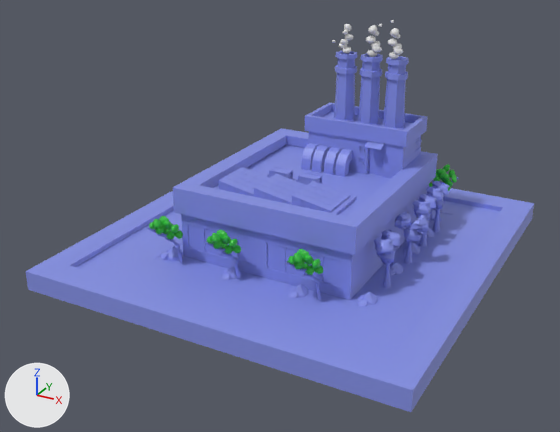
The Blender file src/assets/factory.blend: old version first, new version second.
Camera for both pictures: a 50 mm lens placed at (32.2, -61.5, 32.8), pointed at (0.4, -3.6, 3.9). The axes (+X, +Y, +Z) are drawn at lower left. The lights are the same throughout.
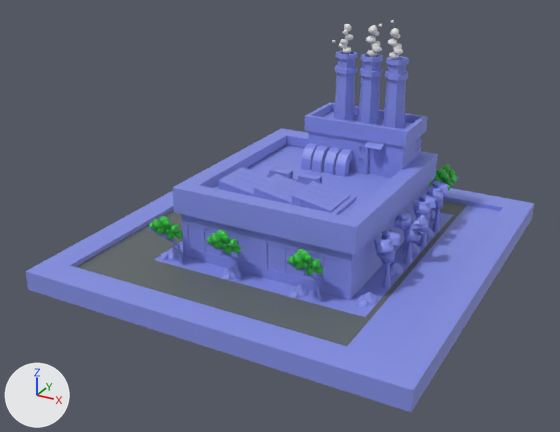
Boxes [x1, y1, x2, y2] around the edits, measured in the pictures (560 x 432 px):
part 1 of me_plane_004, recoloured (blue to grey): [112, 237, 369, 346] in both
part 2 of me_plane_004, recoloured (blue to grey): [107, 210, 182, 258] in both
part 3 of me_plane_004, recoloured: [366, 200, 467, 320] in both
part 4 of me_plane_004, recoloured (blue to grey): [77, 249, 142, 278] in both

The change, as a diff of the scene's bpy script:
```diff
--- a/src/assets/factory.blend.py
+++ b/src/assets/factory.blend.py
@@ mat_material_004 @@
+mat_material_004 = principled_material('Material.004')
+mat_material_004.base_color = (0.0501, 0.0473, 0.8)  # blue #3f3de7
@@ mat_material_003 @@
+mat_material_003 = principled_material('Material.003')
+mat_material_003.base_color = (0.123, 0.143, 0.147)  # dark grey #626a6b
@@ me_plane_004 @@
 me_plane_004.from_pydata(...)  # 9010 vertices, 9923 faces, 119 loose edges; spans x -11.5..7.7, y -7.3..10.9, z -9.8..14.2
 # used by ob_plane_002; location = (4.69, -3.9, 6.35); scale = (1.87, 2.06, 0.755)
+# me_plane_004 part 1: 3 of the faces centred in x -4.9..-1.8, y -4.8..-0.2, z -8.0 switch from mat_material_002 (blue #8692e7) to mat_material_003 (dark grey #626a6b)
+# me_plane_004 part 2: 2 of the faces centred in x -9.0..-7.8, y 3.0, z -8.0 switch from mat_material_002 (blue #8692e7) to mat_material_003 (dark grey #626a6b)
+# me_plane_004 part 3: 2 of the faces centred in x 0.6..4.3, y 3.0..4.8, z -8.0 switch from mat_material_002 (blue #8692e7) to mat_material_003 (dark grey #626a6b)
+# me_plane_004 part 4: 1 of the faces centred in x -9.0, y -4.8, z -8.0 switch from mat_material_002 (blue #8692e7) to mat_material_003 (dark grey #626a6b)
+me_plane_004.materials.append(mat_material_004)  # blue #3f3de7
```
